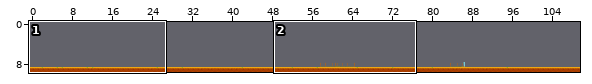
Tiled map: Source/Assets/Levels/AoAoField.tmx. Above: a wide view before the commit, with the close-up outlined.
Close-up. Before:
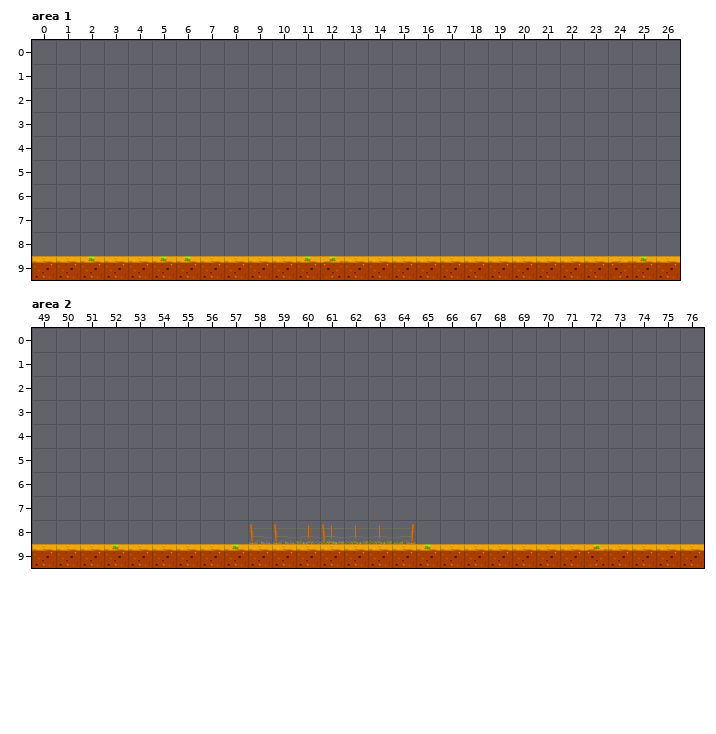
Cells are 64x64 px. Shown: area 1 x 0..26, y 0..9; area 2 x 49..76, y 0..9. The commit also changed other parts of the map, which this record leaves out.
The result:
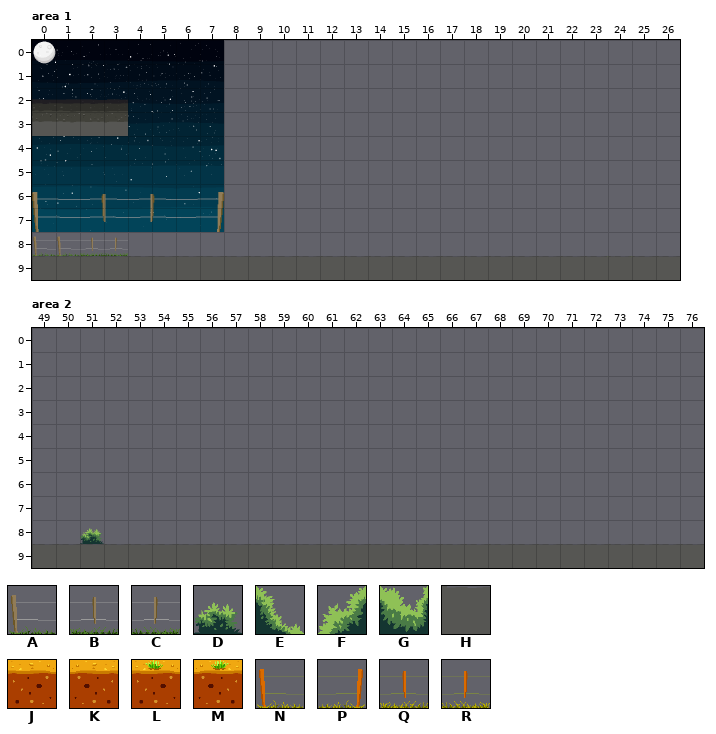
Key: from "CampoDelCielo_ts": A 8, B 9, C 9 flipped left-right, D 16 flipped left-right, E 23, F 24, G 25, H 53; from "pampa": J 0, K 0 flipped left-right, L 1, M 1 flipped left-right, N 8, P 8 flipped left-right, Q 9, R 9 flipped left-right.
_ is an empty cell, . an unchanged one.
Difference:
layer "cielo" added
layer "Luna" added
layer "stars2" added
layer "stars1" added
layer "scroll3" added
layer "scroll2" added
layer "scroll1" added
layer "pua" added
--- layer "plano 2", area 1
@@ x 23..25 @@
- 9 ___
+ 9 FGE
--- layer "plano 1", area 1
@@ x 0..26 @@
- 8 ____.......................
- 9 JJLJJLLJJJJLMJJJJJJJJJJJKLJ
+ 8 AABC.......................
+ 9 HHHHHHHHHHHHHHHHHHHHHHHHHHH
--- layer "plano 2", area 2
@@ x 51..64 @@
- 8 _.........NRRP
+ 8 D.........____
--- layer "plano 1", area 2
@@ x 49..76 @@
- 8 .........NNQR...............
- 9 JJJLJJJJLJJJJJJJLJJJJJJMJJJJ
+ 8 .........____...............
+ 9 HHHHHHHHHHHHHHHHHHHHHHHHHHHH
